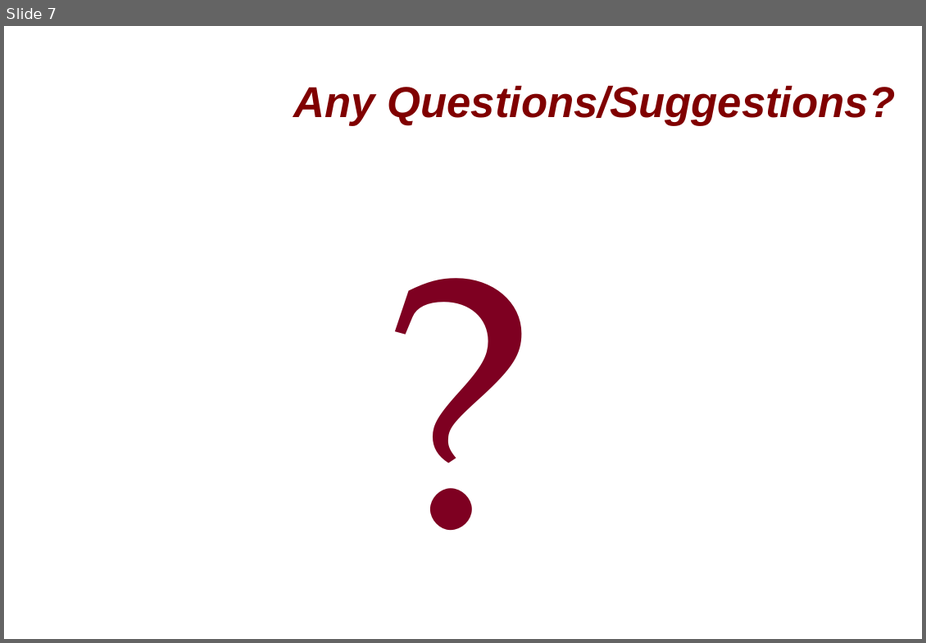
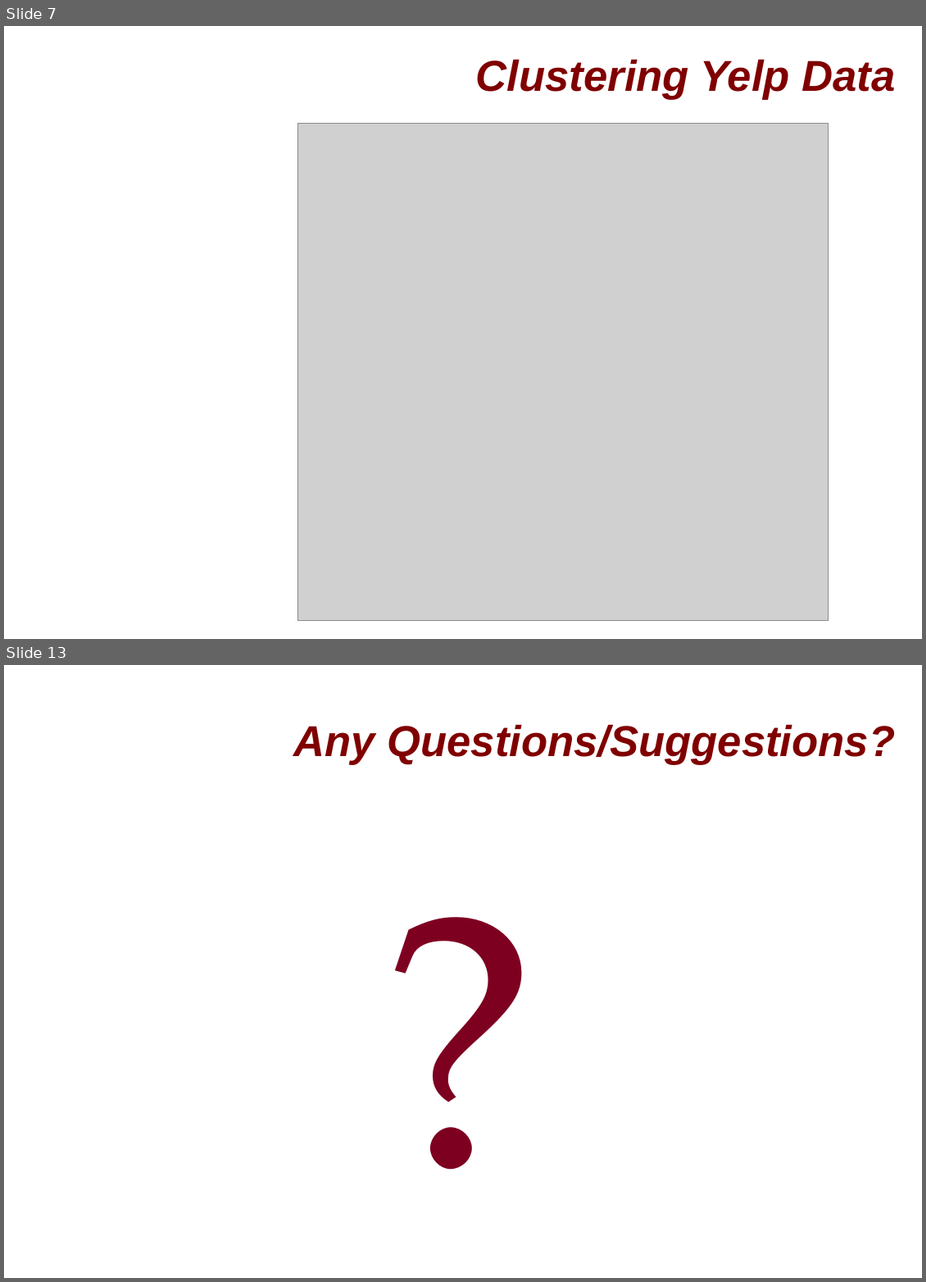
Before and after one commit to chylu/cs123-yelp-project, a slide deck: proposal_presentation.ppt. Shown one above the other, each under a label of ours: slide 7 before the commit, slides 7 and 13 after it; the slides between them are not shown. The pictures are 926x643 and 926x1282 pixels, drawn with LibreOffice and Linux fonts; fonts in the diff are those of the drawing; grey boxes stand for pictures; background and template pictures are left out. Boxes give left, top, right and bottom in pixels: in the first picture for what was removed or moved away, otherwise in the second. Text is boxed around its words. In the diff, an @@ line names an element or a change of style, - is before the commit and + after.

Commit message:
updated cluster techniques section of powerpoint

```diff
--- a/proposal_presentation.ppt
+++ b/proposal_presentation.ppt
@@ slide 7 added at [4,26,922,639], background picture (left out) @@
@@ title added at [476,59,895,100], 36 pt, text #800000, bold, italic @@
+Clustering Yelp Data
@@ picture added at [298,124,829,620] @@
@@ what was slide 7 is now slide 13 @@
```
Also in this commit, not shown: 3 slides changed, 6 other slides added, 1 slide removed.
